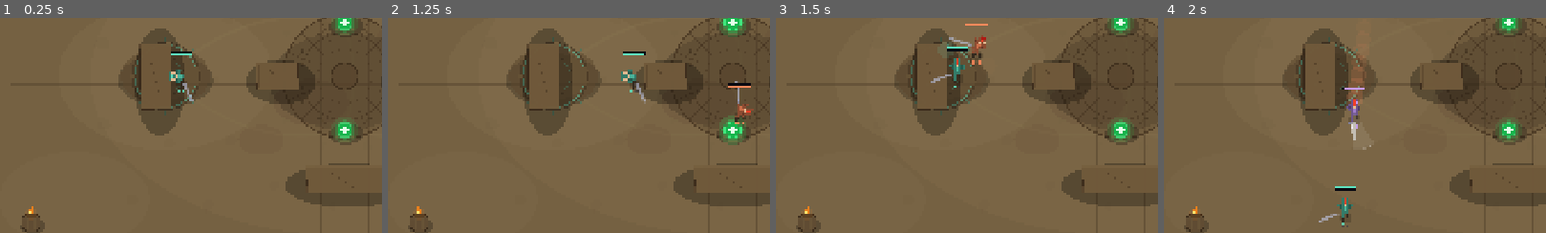
Above: before the commit, frames 1-4 (left to right).
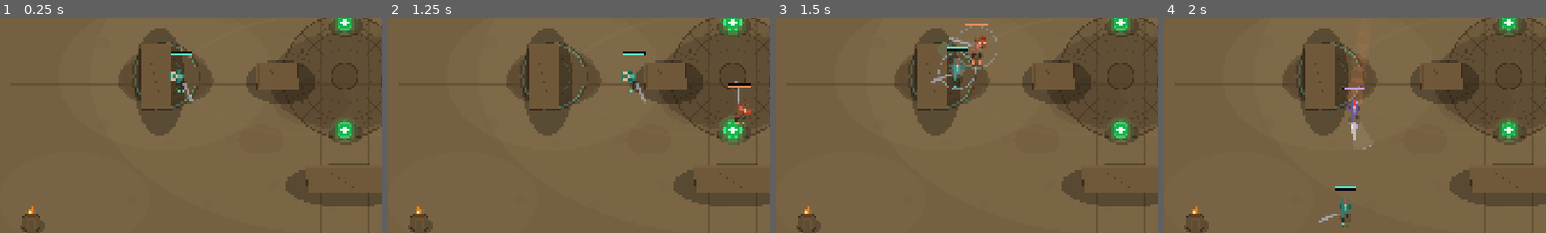
Above: after the commit, the same moments.

Repository: johnWard12/arena-game-godot
Game: Godot game, scene res://scenes/Main.tscn
Same seed, same stepped clock (60 frames per second), same inputs: the game is played once before the commit and once after it. This scene is started directly instead of the project's main scene.
Inputs (mouse positions are % of the whole screen's width and height, from its top left):
- Up to frame 1 (0.25 s): no input
- Up to frame 2 (1.25 s): tap Enter at 0.5 s; move the mouse to (72, 45) at 0.52 s; hold D from 0.53 s (still down); tap F at 0.6 s; click (72, 45) at 0.67 s; tap Space at 0.77 s
- Up to frame 3 (1.5 s): move the mouse to (30, 55) at 1.27 s; release D at 1.28 s; hold S from 1.28 s (still down); tap F at 1.35 s
- Up to frame 4 (2 s): keep holding S; tap Space at 1.52 s
The pictures show only the part of the screen within x 5-55%, y 36-86%; the shares and areas given below are measured in that part.

Frames 1-2 are identical in both runs. In frame 3, 0.5% of the frame differs, in the area x 42-58%, y 3-34%; in frame 4, nothing differs.

Commit message:
Mage kit rebalance, further Bruiser nerf, teleport VFX, fullscreen fix
- RangedEntity: Auto Shot 5.75 -> 6.75 dmg; Bolt now applies a 25% slow
  for 1.5s instead of a full 50% slow for 1.8s; Nova (Burst) 18 -> 20
  dmg and its effect changed from a slow to a genuine 1s freeze (stun).
- Entity/Projectile: added a slow_pct magnitude field since the slow
  system only supported a flat 50% reduction before; also fixed
  Bruiser's Tremor to explicitly set slow_pct so it can't silently
  inherit a stale magnitude left over from a Mage Bolt hit.
- BruiserEntity: further reduced auto (Smash) damage 4 -> 3.
- Entity: added a fading arrival-ring flash for Blind Spot (A3) —
  traced a player-reported "random teleporting" bug to this ability,
  which had zero visual telegraph and looked like a glitch.
- project.godot: window had no fullscreen/maximize mode set, so it
  opened as a plain 1920x1080 window instead of filling the display;
  set window/size/mode to fullscreen.

Diff:
--- a/godot_project/project.godot
+++ b/godot_project/project.godot
@@ -18,7 +18,9 @@
 
 window/size/viewport_width=1920
 window/size/viewport_height=1080
+window/size/mode=3
 window/stretch/mode="canvas_items"
+window/stretch/aspect="keep"
 
 [rendering]
 
--- a/godot_project/scripts/BruiserEntity.gd
+++ b/godot_project/scripts/BruiserEntity.gd
@@ -7,7 +7,7 @@
 const BRUISER_FRICTION   = 1400.0
 
 const BRUISER_AUTO_CD    = 0.70
-const BRUISER_AUTO_DMG   = 4.0
+const BRUISER_AUTO_DMG   = 3.0
 const BRUISER_AUTO_RANGE = 145.0
 
 # E — Shatter: shield slam + stun
@@ -97,6 +97,7 @@
 		deal_damage(opp, dmg)
 		if opp.alive:
 			opp.slowed_time_left = TREMOR_SLOW
+			opp.slow_pct = 0.5
 		add_combo_stack()
 	cd_a2 = TREMOR_CD
 	recovering = {"type": "a2", "time_left": TREMOR_RECOVERY, "total": TREMOR_RECOVERY}
--- a/godot_project/scripts/Entity.gd
+++ b/godot_project/scripts/Entity.gd
@@ -92,6 +92,7 @@
 
 var stunned_time_left := 0.0
 var slowed_time_left  := 0.0
+var slow_pct          := 0.5
 
 var cd_a3             := 0.0
 var barrier_hp_left   := 0.0
@@ -106,6 +107,10 @@
 
 # hit flash on this entity when it receives damage
 var hit_flash_left := 0.0
+
+# teleport flash on this entity after Blind Spot (A3) fires
+var teleport_fx_left := 0.0
+const TELEPORT_FX_DUR := 0.3
 
 var dash_charges := DASH_CHARGES_MAX
 var dash_charge_timer := 0.0
@@ -136,6 +141,7 @@
 			dash_charge_timer -= DASH_CHARGE_REGEN
 			dash_charges += 1
 	hit_flash_left   = max(0.0, hit_flash_left - delta)
+	teleport_fx_left = max(0.0, teleport_fx_left - delta)
 	slowed_time_left = max(0.0, slowed_time_left - delta)
 	if barrier_time_left > 0:
 		barrier_time_left = max(0.0, barrier_time_left - delta)
@@ -187,7 +193,9 @@
 
 	var input_vec := get_movement_input()
 	var locked = casting != null
-	var slowed = recovering != null or slowed_time_left > 0
+	var recovering_slow = recovering != null
+	var debuffed_slow = slowed_time_left > 0
+	var slowed = recovering_slow or debuffed_slow
 
 	if lunging:
 		lunge_time_left -= delta
@@ -214,7 +222,13 @@
 			var ns = max(0.0, spd - dec)
 			velocity = velocity.normalized() * ns
 	else:
-		var speed_mult = 0.5 if slowed else 1.0
+		var speed_mult = 1.0
+		if recovering_slow and debuffed_slow:
+			speed_mult = min(0.5, 1.0 - slow_pct)
+		elif recovering_slow:
+			speed_mult = 0.5
+		elif debuffed_slow:
+			speed_mult = 1.0 - slow_pct
 		var has_input = input_vec.length() > 0.01
 		if has_input:
 			facing = input_vec.normalized()
@@ -484,6 +498,7 @@
 	facing = get_aim_dir(opp)
 	cd_a3 = A3_CD
 	push_trail()
+	teleport_fx_left = TELEPORT_FX_DUR
 
 func resolve_a3(_opp: Entity):
 	pass
@@ -493,6 +508,15 @@
 	# hit flash
 	if hit_flash_left > 0:
 		draw_circle(Vector2.ZERO, RADIUS + 5, Color(1, 1, 1, (hit_flash_left / 0.25) * 0.75))
+
+	# teleport arrival flash (Blind Spot) — expanding fading ring so the
+	# instant reposition doesn't read as a glitch
+	if teleport_fx_left > 0:
+		var tpct = 1.0 - (teleport_fx_left / TELEPORT_FX_DUR)
+		var tr = RADIUS + 6.0 + tpct * 34.0
+		var talpha = (1.0 - tpct) * 0.85
+		draw_arc(Vector2.ZERO, tr, 0, TAU, 40, Color(0.65, 0.85, 1.0, talpha), 3.0)
+		draw_circle(Vector2.ZERO, RADIUS * (1.0 - tpct * 0.6), Color(0.75, 0.9, 1.0, talpha * 0.4))
 
 	# HP bar above head
 	var hp_pct = hp / max_hp
--- a/godot_project/scripts/Projectile.gd
+++ b/godot_project/scripts/Projectile.gd
@@ -10,6 +10,7 @@
 var proj_color := Color(1.0, 0.85, 0.3)
 var proj_radius_visual := 8.0
 var apply_slow := 0.0
+var apply_slow_pct := 0.5
 var obstacle_rects: Array[Rect2] = []
 
 func _physics_process(delta):
@@ -35,6 +36,7 @@
 			owner_entity.add_combo_stack()
 	if landed and apply_slow > 0 and target != null and is_instance_valid(target) and target.alive:
 		target.slowed_time_left = apply_slow
+		target.slow_pct = apply_slow_pct
 	queue_free()
 
 func _draw():
--- a/godot_project/scripts/RangedEntity.gd
+++ b/godot_project/scripts/RangedEntity.gd
@@ -6,7 +6,7 @@
 
 const RPROJ_SPEED  = 1360.0
 const RPROJ_RADIUS = 28.0
-const RPROJ_DMG    = 5.75
+const RPROJ_DMG    = 6.75
 const RPROJ_CD     = 0.75
 
 const BOLT_CAST     = 0.25
@@ -15,13 +15,15 @@
 const BOLT_SPEED    = 1800.0
 const BOLT_RADIUS   = 20.0
 const BOLT_DMG      = 22.0
+const BOLT_SLOW_DUR = 1.5
+const BOLT_SLOW_PCT = 0.25
 
 const NOVA_CAST     = 0.2
 const NOVA_RECOVERY = 0.25
 const NOVA_CD       = 4.5
 const NOVA_RADIUS   = 155.0
-const NOVA_DMG      = 18.0
-const NOVA_SLOW     = 1.2
+const NOVA_DMG      = 20.0
+const NOVA_FREEZE   = 1.0
 
 const BARRIER_CD  = 7.0
 const BARRIER_HP  = 35.0
@@ -70,7 +72,7 @@
 func resolve_a1(opp: Entity):
 	facing = get_aim_dir(opp)
 	var dmg = round(BOLT_DMG * combo_mult())
-	_fire(facing, BOLT_SPEED, BOLT_RADIUS, dmg, opp, Color(0.4, 0.85, 1.0), 11.0, 1.8)
+	_fire(facing, BOLT_SPEED, BOLT_RADIUS, dmg, opp, Color(0.4, 0.85, 1.0), 11.0, BOLT_SLOW_DUR, BOLT_SLOW_PCT)
 	add_combo_stack()
 	cd_a1 = BOLT_CD
 	recovering = {"type": "a1", "time_left": BOLT_RECOVERY, "total": BOLT_RECOVERY}
@@ -87,7 +89,7 @@
 	if opp != null and opp.alive and global_position.distance_to(opp.global_position) <= NOVA_RADIUS:
 		var dmg = round(NOVA_DMG * combo_mult())
 		if deal_damage(opp, dmg):
-			opp.slowed_time_left = NOVA_SLOW
+			opp.stunned_time_left = max(opp.stunned_time_left, NOVA_FREEZE)
 			add_combo_stack()
 	cd_a2 = NOVA_CD
 	recovering = {"type": "a2", "time_left": NOVA_RECOVERY, "total": NOVA_RECOVERY}
@@ -115,7 +117,7 @@
 func resolve_a3(_opp: Entity):
 	pass
 
-func _fire(dir: Vector2, speed: float, radius: float, dmg: float, tgt: Entity, col: Color, vis_r: float, slow: float = 0.0):
+func _fire(dir: Vector2, speed: float, radius: float, dmg: float, tgt: Entity, col: Color, vis_r: float, slow: float = 0.0, slow_pct: float = 0.5):
 	var proj = load("res://scripts/Projectile.gd").new()
 	proj.global_position = global_position + dir * (RADIUS + vis_r + 2.0)
 	proj.velocity = dir * speed
@@ -126,6 +128,7 @@
 	proj.proj_color = col
 	proj.proj_radius_visual = vis_r
 	proj.apply_slow = slow
+	proj.apply_slow_pct = slow_pct
 	proj.obstacle_rects = obstacle_rects
 	projectile_spawned.emit(proj)
 
Not shown, added: godot_project/scripts/Simulate.gd.uid
